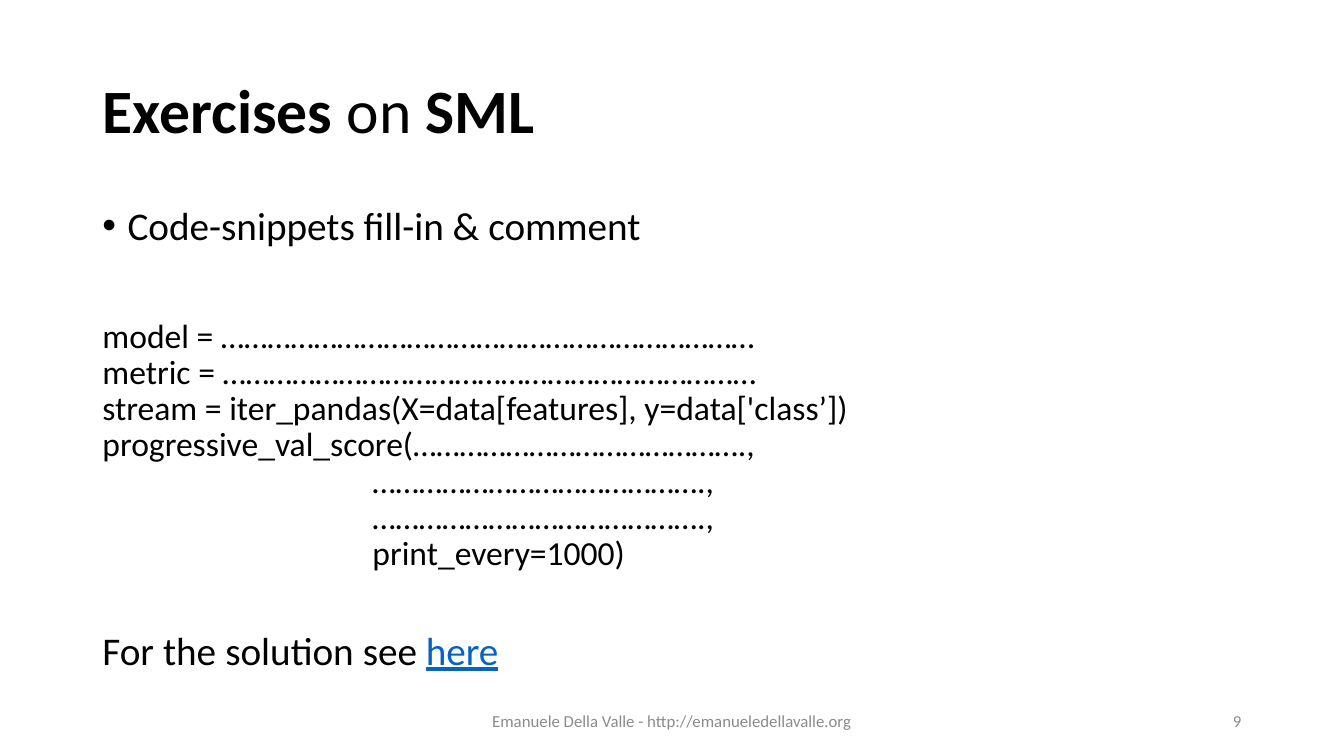
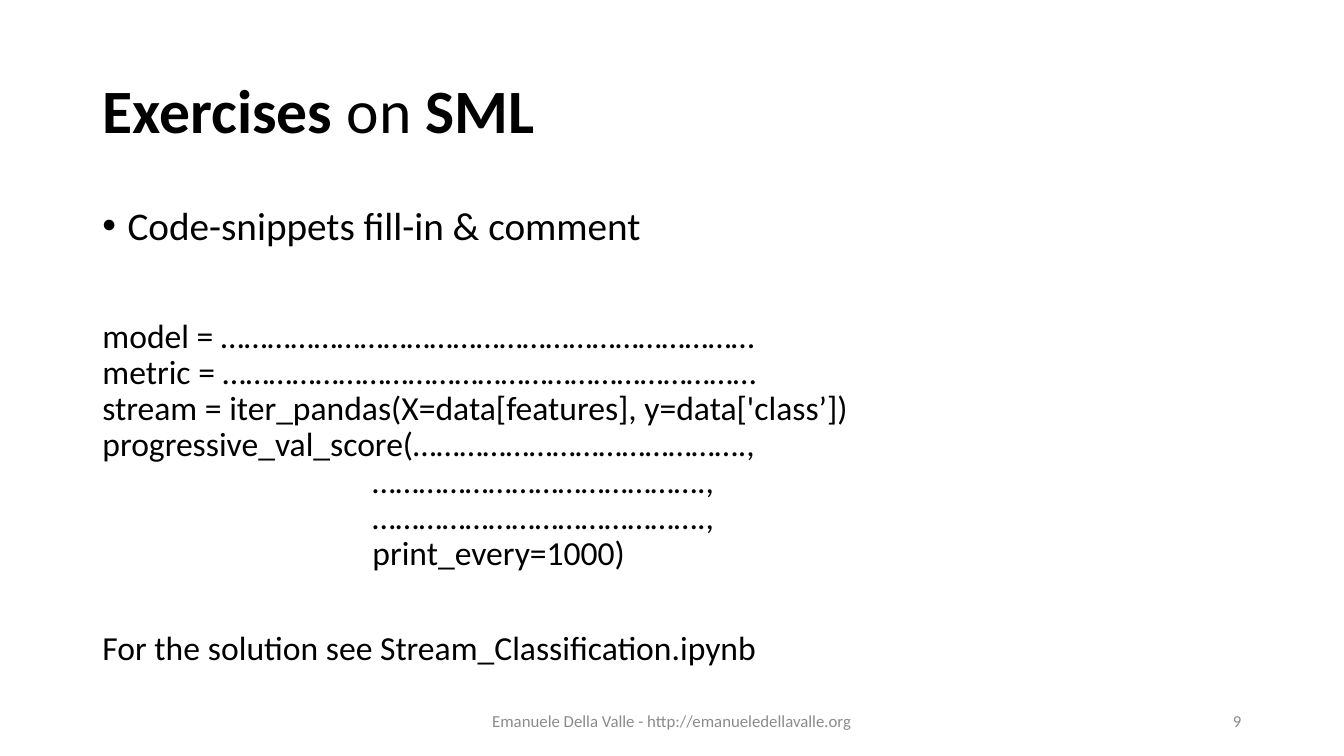
Before and after one commit to eugeniovaretti/streaming-data-analytics, a slide deck: slide 9 of lectures/11_SDS_exam-preview/11_Streaming-Data-Science_exam-preview.pptx. Drawn at 1344x756 pixels with LibreOffice and Linux fonts; fonts in the diff are those of the drawing. Boxes give left, top, right and bottom in pixels: in the first picture for what was removed or moved away, otherwise in the second. Text is boxed around its words. In the diff, an @@ line names an element or a change of style, - is before the commit and + after.

```diff
--- a/lectures/11_SDS_exam-preview/11_Streaming-Data-Science_exam-preview.pptx
+++ b/lectures/11_SDS_exam-preview/11_Streaming-Data-Science_exam-preview.pptx
@@ text at [102,636,756,666]: text changed; size 28 to 24 pt @@
-For the solution see here
+For the solution see Stream_Classification.ipynb
```
Also in this commit, not shown: 6 other slides changed.
